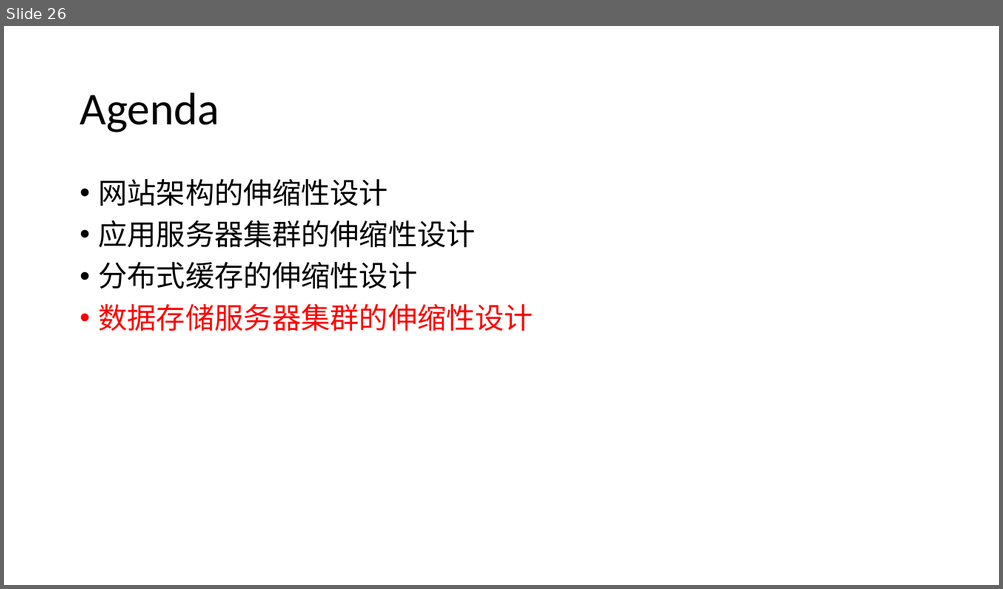
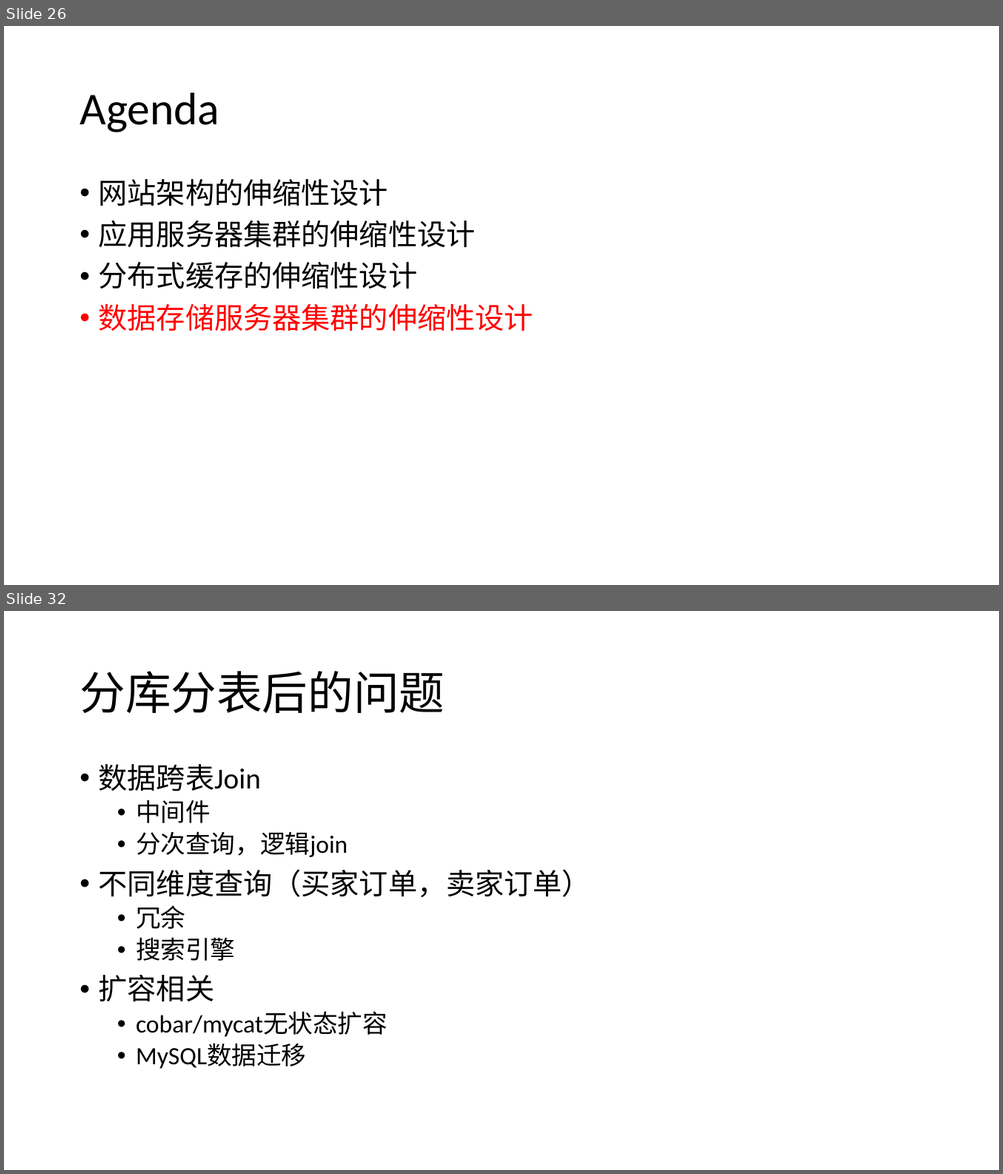
Before and after one commit to airuitian/MicroService, a slide deck: architecture/6. 网站的伸缩性架构.pptx. Shown one above the other, each under a label of ours: slide 26 before the commit, slides 26 and 32 after it; the slides between them are not shown. The pictures are 1003x589 and 1003x1174 pixels, drawn with LibreOffice and Linux fonts; fonts in the diff are those of the drawing. Boxes give left, top, right and bottom in pixels: in the first picture for what was removed or moved away, otherwise in the second. Text is boxed around its words. In the diff, an @@ line names an element or a change of style, - is before the commit and + after.

```diff
--- a/architecture/6. 网站的伸缩性架构.pptx
+++ b/architecture/6. 网站的伸缩性架构.pptx
@@ slide 32 added at bbox=[4, 611, 999, 1170], background #FFFFFF @@
@@ title added at bbox=[79, 671, 444, 713], 44 pt, text #000000 @@
+分库分表后的问题
@@ text added at bbox=[99, 764, 591, 1069], 24 pt, text #000000 @@
+• 数据跨表Join
+  • 中间件
+  • 分次查询，逻辑join
+• 不同维度查询（买家订单，卖家订单）
+  • 冗余
+  • 搜索引擎
+• 扩容相关
+  • cobar/mycat无状态扩容
+  • MySQL数据迁移
```
Also in this commit, not shown: 10 other slides added, 3 other files.
